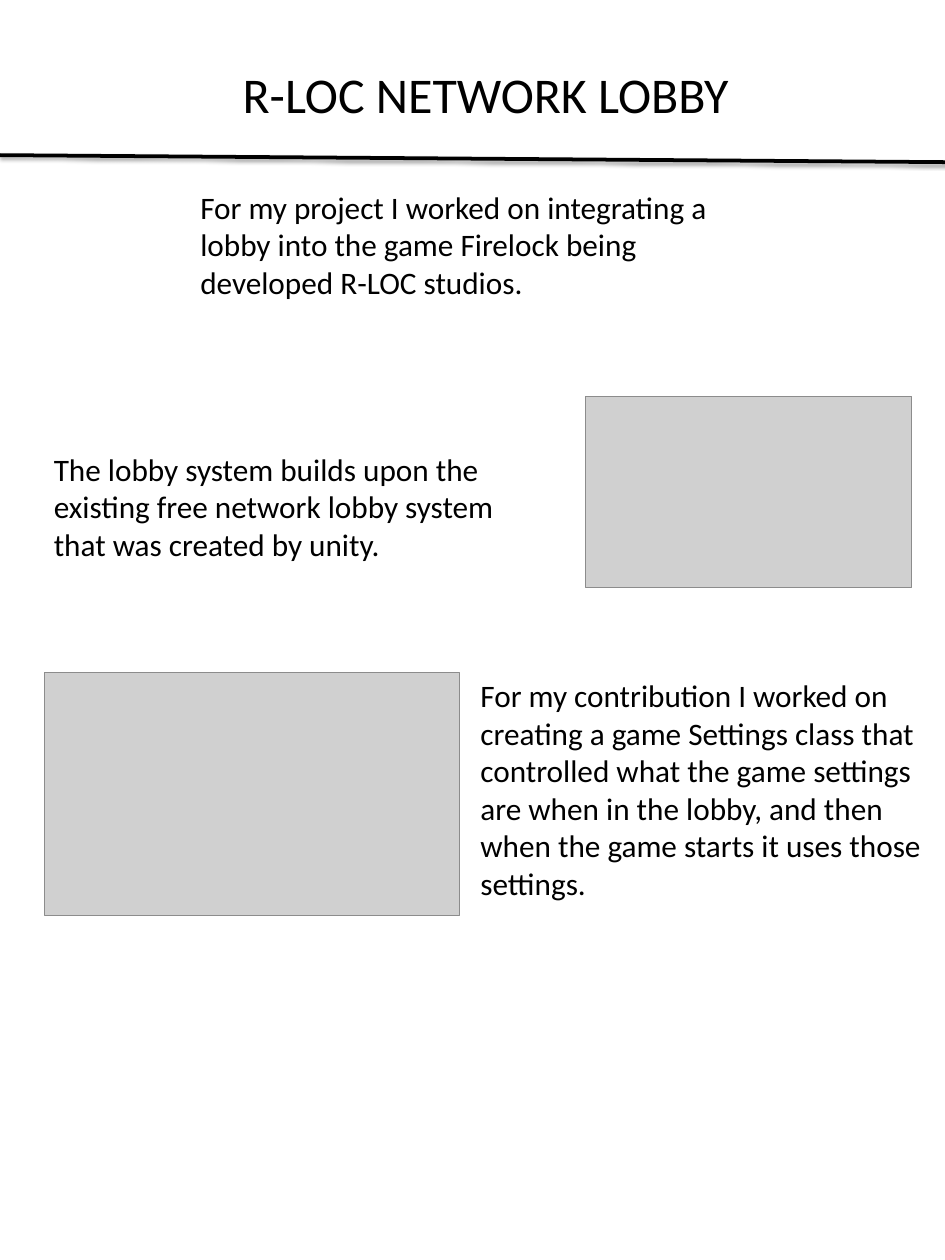
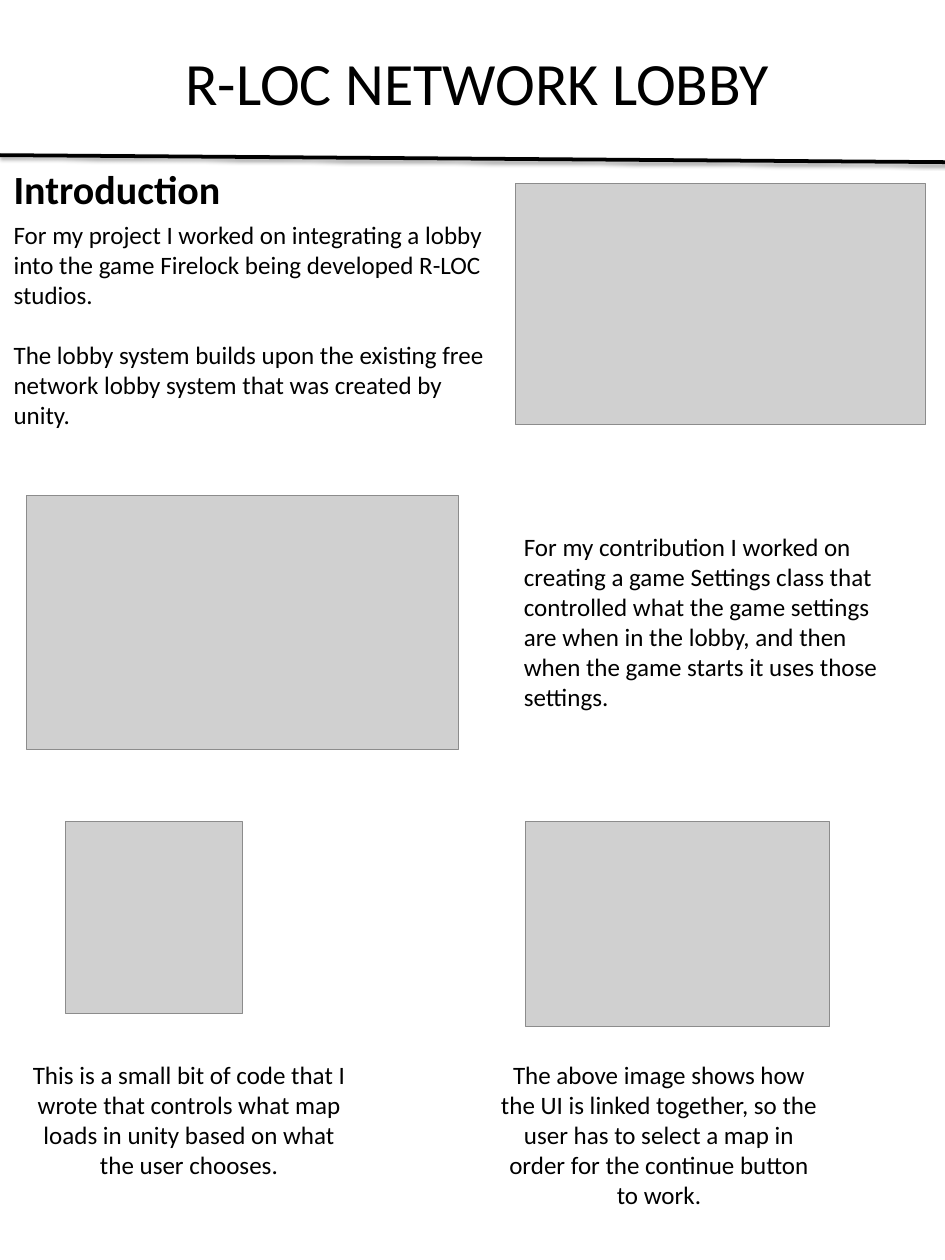
Before and after one commit to Alli1223/comp240-production, a slide deck: slide 1 of Poster/Poster.pptx. Drawn at 945x1260 pixels with LibreOffice and Linux fonts; fonts in the diff are those of the drawing; grey boxes stand for pictures. Boxes give left, top, right and bottom in pixels: in the first picture for what was removed or moved away, otherwise in the second. Text is boxed around its words. In the diff, an @@ line names an element or a change of style, - is before the commit and + after.

Commit message:
Poster and website update

```diff
--- a/Poster/Poster.pptx
+++ b/Poster/Poster.pptx
@@ text "R-LOC NETWORK LOBBY": place and size @@
-text "R-LOC NETWORK LOBBY" at bbox=[243, 80, 728, 114]
+text "R-LOC NETWORK LOBBY" at bbox=[185, 66, 768, 106]
@@ text "R-LOC NETWORK LOBBY" at bbox=[185, 66, 768, 106]: size 40 to 48 pt @@
@@ text added at bbox=[14, 176, 221, 205], 32 pt, text #5C616C, bold @@
+Introduction
@@ picture: place and size @@
-picture at bbox=[586, 396, 912, 588]
+picture at bbox=[515, 184, 925, 425]
@@ text "For my project I worked ...": place and size @@
-text "For my project I worked ..." at bbox=[200, 197, 706, 299]
+text "For my project I worked ..." at bbox=[14, 226, 483, 428]
@@ text at bbox=[14, 226, 481, 305]: size 25 to 20 pt in "For my project I worked on integrating ..." @@
@@ text at bbox=[14, 346, 483, 428]: paragraph added @@
+The lobby system builds upon the existing free network lobby system that was created by unity.
@@ text removed at bbox=[54, 459, 493, 561] @@
-The lobby system builds upon the existing free network lobby system that was created by unity.
@@ picture: place and size @@
-picture at bbox=[45, 672, 460, 916]
+picture at bbox=[26, 495, 458, 749]
@@ text "For my contribution I worked ...": place and size @@
-text "For my contribution I worked ..." at bbox=[480, 685, 920, 901]
+text "For my contribution I worked ..." at bbox=[524, 538, 877, 711]
@@ text "For my contribution I worked ..." at bbox=[524, 538, 877, 711]: size 25 to 20 pt @@
@@ picture added at bbox=[65, 822, 242, 1013] @@
@@ picture added at bbox=[526, 822, 829, 1027] @@
@@ text added at bbox=[33, 1066, 345, 1175], 20 pt, text #5C616C @@
+This is a small bit of code that I wrote that controls what map loads in unity based on what the user chooses.
@@ text added at bbox=[501, 1066, 817, 1204], 20 pt, text #5C616C @@
+The above image shows how the UI is linked together, so the user has to select a map in order for the continue button to work.
```
Also in this commit, not shown: 3 other files.
